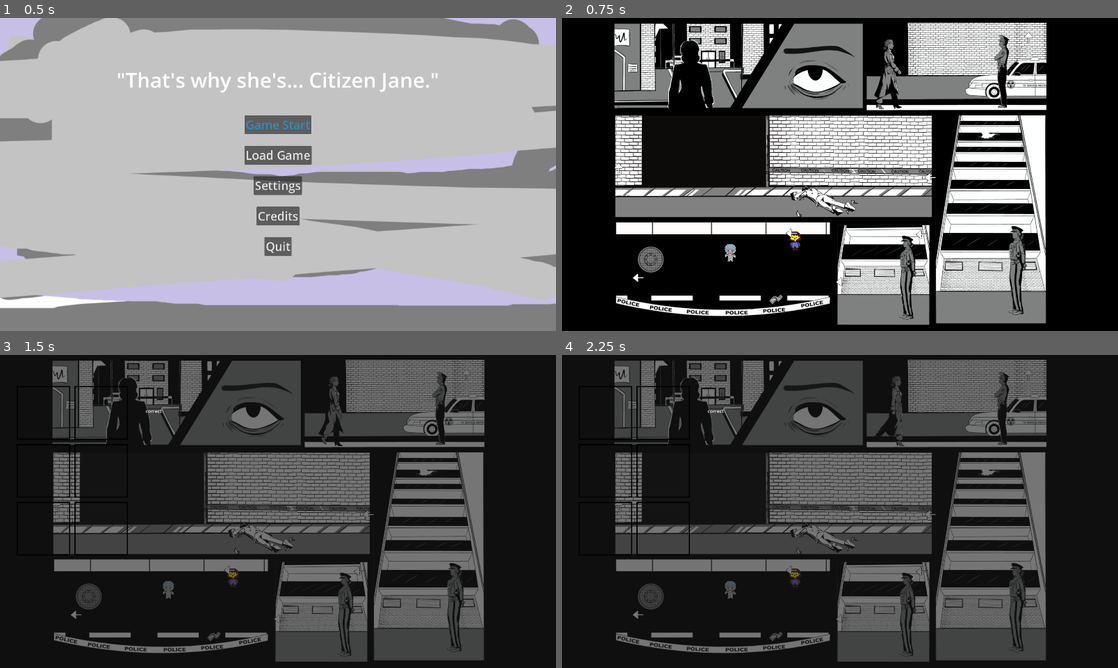
Above: before the commit, frames 1-4 (two rows, left to right).
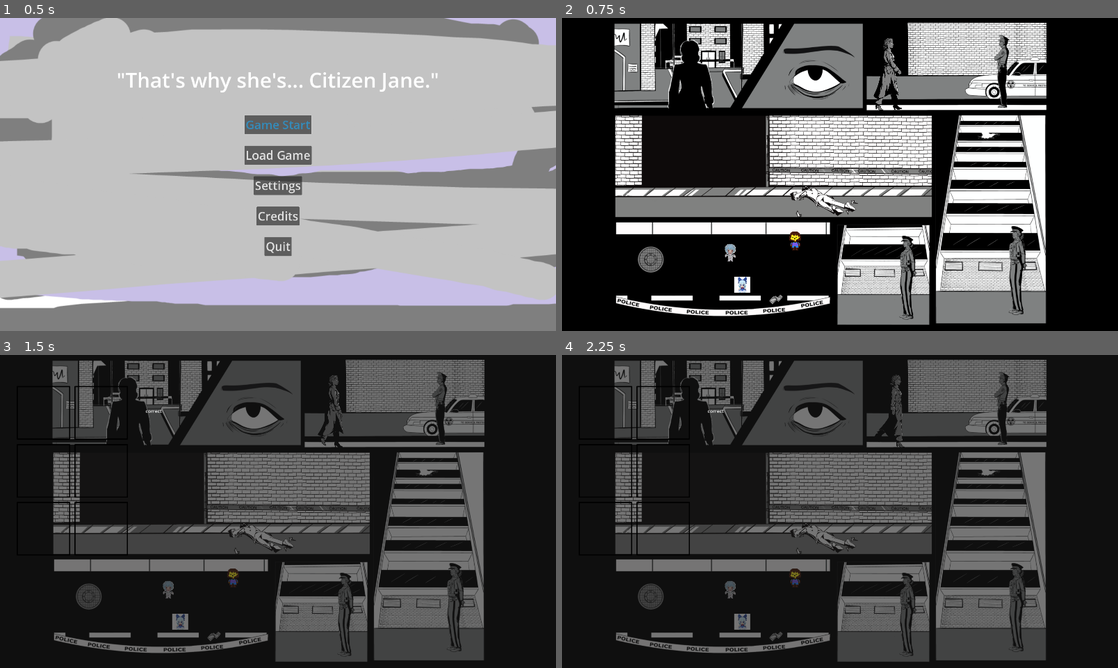
Above: after the commit, the same moments.

Repository: GDYUClub/term-project-w25
Game: Godot game, scene res://src/main/main_menu.tscn
The game is run twice, just before and just after one commit, with the same random seed, the same clock (stepped at 60 frames per second) and the same inputs.
Inputs (mouse positions are in pixels of both pictures, inside the frame that each line leads up to):
- Up to frame 1 (0.5 s): no input
- Up to frame 2 (0.75 s): click "Game Start" at 0.5 s
- Up to frame 3 (1.5 s): tap Enter (ui_accept) at 1.25 s; move the mouse to (400, 495) at 1.27 s; hold D (right) from 1.28 s (still down); tap Q (analyze) at 1.35 s; click (400, 495) at 1.42 s
- Up to frame 4 (2.25 s): tap Space (jump) at 1.52 s; release D (right) at 2 s; drag from (728, 527) to (673, 621) at 2.02 s

Frame 1 is identical in both runs. In frame 2, 0.5% of the frame differs, in the area x 9-85%, y 4-88%; in frame 3, 0.3%; in frame 4, 0.3%.

Commit message:
arrows and jane scaling

Diff:
--- a/project.godot
+++ b/project.godot
@@ -174,8 +174,10 @@
 
 [rendering]
 
+textures/canvas_textures/default_texture_filter=2
 renderer/rendering_method="gl_compatibility"
 renderer/rendering_method.mobile="gl_compatibility"
+textures/default_filters/use_nearest_mipmap_filter=true
 environment/defaults/default_clear_color=Color(0.912289, 0.912289, 0.912289, 1)
 2d/snap/snap_2d_transforms_to_pixel=true
 2d/snap/snap_2d_vertices_to_pixel=true
--- a/src/PanelTransition.tscn
+++ b/src/PanelTransition.tscn
@@ -4,10 +4,10 @@
 [ext_resource type="Texture2D" uid="uid://dj5uqta4q8aks" path="res://assets/sprites/ui/arrow.png" id="2_70s1w"]
 
 [sub_resource type="RectangleShape2D" id="RectangleShape2D_u1ojx"]
-size = Vector2(16.0013, 283.502)
+size = Vector2(30.5003, 197.751)
 
 [sub_resource type="RectangleShape2D" id="RectangleShape2D_70s1w"]
-size = Vector2(296, 166.5)
+size = Vector2(261, 166.5)
 
 [node name="PanelTransition" type="Area2D"]
 script = ExtResource("1_lu2ol")
@@ -21,6 +21,7 @@
 [node name="NewFrame" type="Marker2D" parent="."]
 
 [node name="Sprite2D" type="Sprite2D" parent="."]
+z_index = 16
 texture = ExtResource("2_70s1w")
 
 [node name="ArrowNotif" type="Area2D" parent="."]
--- a/src/frame.gd
+++ b/src/frame.gd
@@ -14,21 +14,38 @@
 }
 
 @export var move_type:MOVETYPES
-@export var jane_scale:int
+@export_range(.1,1) var jane_scale:float
 @export var arrow_dir:ARROW_DIRECTIONS
+
+@onready var arrowArea := $ArrowNotif
+@onready var arrow := $Sprite2D
+
 func _ready() -> void:
+	arrow.visible = false
+	rotate_arrow()
 	body_entered.connect(_on_body_entered)
+	arrowArea.body_entered.connect(_toggle_arrow)
+	arrowArea.body_exited.connect(_toggle_arrow)
+
+func rotate_arrow():
+	match arrow_dir:
+		ARROW_DIRECTIONS.UP:
+			arrow.rotate(0)
+		ARROW_DIRECTIONS.DOWN:
+			arrow.rotate(deg_to_rad(180))
+		ARROW_DIRECTIONS.RIGHT:
+			arrow.rotate(deg_to_rad(90))
+		ARROW_DIRECTIONS.LEFT:
+			arrow.rotate(deg_to_rad(-90))
+
 
 # This functions puts the player in the next frame
 func _on_body_entered(body: Node2D) -> void:
 	if body.is_in_group("player"):
 		body.set_position($NewFrame.global_position)
 		body._change_move_type(move_type)
+		body.change_scale(jane_scale)
 
-## To use the function:
-# drag the Frame scene into the main scene
-# Right click the frame scene and select Editable Children
-# Move the "NewFrame" cursor to where you want player to be put in the new frame
-# put the collision box where the exit of the previous scene will be
-# Select the "Frame" Object and change the Direction number for the next scene
-# See src/Global.gd for direction reference
+func _toggle_arrow(body:Node2D):
+	if body.is_in_group("player"):
+		arrow.visible = !arrow.visible
--- a/src/levels/opening-cutscene/cutscene1.tscn
+++ b/src/levels/opening-cutscene/cutscene1.tscn
@@ -2,6 +2,57 @@
 
 [ext_resource type="Texture2D" uid="uid://he4s4k4svpvn" path="res://assets/sprites/pages/1-2/Panel1.png-1080x.png" id="1_4uek8"]
 [ext_resource type="Texture2D" uid="uid://vbfvmvm6kri7" path="res://assets/sprites/pages/1-2/Panel2.png-1080x.png" id="2_646xm"]
+
+[sub_resource type="Animation" id="Animation_646xm"]
+length = 0.001
+tracks/0/type = "value"
+tracks/0/imported = false
+tracks/0/enabled = true
+tracks/0/path = NodePath("page1/Panel1_png-1080x:self_modulate")
+tracks/0/interp = 1
+tracks/0/loop_wrap = true
+tracks/0/keys = {
+"times": PackedFloat32Array(0),
+"transitions": PackedFloat32Array(1),
+"update": 0,
+"values": [Color(1, 1, 1, 1)]
+}
+tracks/1/type = "value"
+tracks/1/imported = false
+tracks/1/enabled = true
+tracks/1/path = NodePath("page1/Panel2_png-1080x:self_modulate")
+tracks/1/interp = 1
+tracks/1/loop_wrap = true
+tracks/1/keys = {
+"times": PackedFloat32Array(0),
+"transitions": PackedFloat32Array(1),
+"update": 0,
+"values": [Color(1, 1, 1, 1)]
+}
+tracks/2/type = "value"
+tracks/2/imported = false
+tracks/2/enabled = true
+tracks/2/path = NodePath("page1/Panel2_png-1080x:visible")
+tracks/2/interp = 1
+tracks/2/loop_wrap = true
+tracks/2/keys = {
+"times": PackedFloat32Array(0),
+"transitions": PackedFloat32Array(1),
+"update": 1,
+"values": [false]
+}
+tracks/3/type = "value"
+tracks/3/imported = false
+tracks/3/enabled = true
+tracks/3/path = NodePath("page1/Panel1_png-1080x:visible")
+tracks/3/interp = 1
+tracks/3/loop_wrap = true
+tracks/3/keys = {
+"times": PackedFloat32Array(0),
+"transitions": PackedFloat32Array(1),
+"update": 1,
+"values": [true]
+}
 
 [sub_resource type="Animation" id="Animation_4uek8"]
 resource_name = "cutscene"
@@ -56,57 +107,6 @@
 "values": [true]
 }
 
-[sub_resource type="Animation" id="Animation_646xm"]
-length = 0.001
-tracks/0/type = "value"
-tracks/0/imported = false
-tracks/0/enabled = true
-tracks/0/path = NodePath("page1/Panel1_png-1080x:self_modulate")
-tracks/0/interp = 1
-tracks/0/loop_wrap = true
-tracks/0/keys = {
-"times": PackedFloat32Array(0),
-"transitions": PackedFloat32Array(1),
-"update": 0,
-"values": [Color(1, 1, 1, 1)]
-}
-tracks/1/type = "value"
-tracks/1/imported = false
-tracks/1/enabled = true
-tracks/1/path = NodePath("page1/Panel2_png-1080x:self_modulate")
-tracks/1/interp = 1
-tracks/1/loop_wrap = true
-tracks/1/keys = {
-"times": PackedFloat32Array(0),
-"transitions": PackedFloat32Array(1),
-"update": 0,
-"values": [Color(1, 1, 1, 1)]
-}
-tracks/2/type = "value"
-tracks/2/imported = false
-tracks/2/enabled = true
-tracks/2/path = NodePath("page1/Panel2_png-1080x:visible")
-tracks/2/interp = 1
-tracks/2/loop_wrap = true
-tracks/2/keys = {
-"times": PackedFloat32Array(0),
-"transitions": PackedFloat32Array(1),
-"update": 1,
-"values": [false]
-}
-tracks/3/type = "value"
-tracks/3/imported = false
-tracks/3/enabled = true
-tracks/3/path = NodePath("page1/Panel1_png-1080x:visible")
-tracks/3/interp = 1
-tracks/3/loop_wrap = true
-tracks/3/keys = {
-"times": PackedFloat32Array(0),
-"transitions": PackedFloat32Array(1),
-"update": 1,
-"values": [true]
-}
-
 [sub_resource type="AnimationLibrary" id="AnimationLibrary_646xm"]
 _data = {
 &"RESET": SubResource("Animation_646xm"),
--- a/src/levels/tutorial/tutorial.tscn
+++ b/src/levels/tutorial/tutorial.tscn
@@ -44,20 +44,38 @@
 [sub_resource type="RectangleShape2D" id="RectangleShape2D_t7oso"]
 size = Vector2(20, 71)
 
+[sub_resource type="RectangleShape2D" id="RectangleShape2D_18b77"]
+size = Vector2(34.2502, 283.502)
+
+[sub_resource type="RectangleShape2D" id="RectangleShape2D_lvywd"]
+size = Vector2(59, 277)
+
+[sub_resource type="RectangleShape2D" id="RectangleShape2D_8y812"]
+size = Vector2(180, 166.5)
+
 [sub_resource type="RectangleShape2D" id="RectangleShape2D_w3jir"]
-size = Vector2(12.5006, 283.502)
+size = Vector2(318.125, 57.7505)
 
 [sub_resource type="RectangleShape2D" id="RectangleShape2D_mcod2"]
-size = Vector2(154, 283)
+size = Vector2(306.5, 158)
+
+[sub_resource type="RectangleShape2D" id="RectangleShape2D_wloa0"]
+size = Vector2(340, 38.8755)
 
 [sub_resource type="RectangleShape2D" id="RectangleShape2D_wbdfn"]
-size = Vector2(296, 253.25)
+size = Vector2(180, 351)
+
+[sub_resource type="RectangleShape2D" id="RectangleShape2D_ry1f1"]
+size = Vector2(333, 8.99999)
 
 [sub_resource type="RectangleShape2D" id="RectangleShape2D_0fxmp"]
-size = Vector2(296, 118)
+size = Vector2(136, 118)
+
+[sub_resource type="RectangleShape2D" id="RectangleShape2D_i4q4f"]
+size = Vector2(274.25, 41.9377)
 
 [sub_resource type="RectangleShape2D" id="RectangleShape2D_vqgbc"]
-size = Vector2(296, 52)
+size = Vector2(60, 183)
 
 [node name="Main" type="Node"]
 script = ExtResource("1_hspkm")
@@ -70,6 +88,7 @@
 offset_bottom = 1076.0
 
 [node name="ColorRect" type="ColorRect" parent="."]
+visible = false
 offset_left = 1425.0
 offset_top = 337.0
 offset_right = 1922.0
@@ -90,9 +109,11 @@
 texture = ExtResource("3_4ytyg")
 metadata/_edit_lock_ = true
 
-[node name="Sprite2D2" type="Sprite2D" parent="."]
+[node name="Background" type="Sprite2D" parent="."]
+z_index = -2
 texture = ExtResource("4_f2mbc")
 centered = false
+metadata/_edit_lock_ = true
 
 [node name="Borders" type="StaticBody2D" parent="."]
 metadata/_edit_lock_ = true
@@ -187,6 +208,7 @@
 [node name="3-4" parent="Transitions" instance=ExtResource("7_oggfx")]
 position = Vector2(1669, 173)
 move_type = 1
+jane_scale = 0.25
 arrow_dir = 3
 metadata/_edit_group_ = true
 
@@ -199,88 +221,120 @@
 [node name="4-3" parent="Transitions" instance=ExtResource("7_oggfx")]
 position = Vector2(196, 523)
 move_type = 1
+jane_scale = 0.25
+arrow_dir = 2
+
+[node name="CollisionShape2D" parent="Transitions/4-3" index="0"]
+position = Vector2(-3, 3)
+shape = SubResource("RectangleShape2D_18b77")
 
 [node name="NewFrame" parent="Transitions/4-3" index="1"]
 position = Vector2(1378, -330)
 
+[node name="Sprite2D" parent="Transitions/4-3" index="2"]
+position = Vector2(108, -113)
+
+[node name="CollisionShape2D" parent="Transitions/4-3/ArrowNotif" index="0"]
+position = Vector2(40.5, 0)
+
 [node name="4-5" parent="Transitions" instance=ExtResource("7_oggfx")]
 position = Vector2(1275, 550)
-rotation = -1.57079
+jane_scale = 1.0
+arrow_dir = 3
 
 [node name="CollisionShape2D" parent="Transitions/4-5" index="0"]
-position = Vector2(11, 3.99992)
-rotation = -1.57079
+position = Vector2(3.5, -14.5)
+shape = SubResource("RectangleShape2D_lvywd")
 
 [node name="NewFrame" parent="Transitions/4-5" index="1"]
-position = Vector2(-250.003, -502.998)
+position = Vector2(-528, 251)
+
+[node name="Sprite2D" parent="Transitions/4-5" index="2"]
+position = Vector2(-71, -106)
+
+[node name="CollisionShape2D" parent="Transitions/4-5/ArrowNotif" index="0"]
+position = Vector2(-58, 0)
+shape = SubResource("RectangleShape2D_8y812")
 
 [node name="5-4" parent="Transitions" instance=ExtResource("7_oggfx")]
 position = Vector2(789, 717)
-rotation = -1.57079
-move_type = 1
+move_type = 1
+jane_scale = 0.25
 
 [node name="CollisionShape2D" parent="Transitions/5-4" index="0"]
 rotation = -3.14159
 shape = SubResource("RectangleShape2D_w3jir")
 
 [node name="NewFrame" parent="Transitions/5-4" index="1"]
-position = Vector2(757.006, 913.995)
+position = Vector2(345, -166)
 
 [node name="Sprite2D" parent="Transitions/5-4" index="2"]
-position = Vector2(-26, 7.00016)
+position = Vector2(-65, 60)
 
 [node name="CollisionShape2D" parent="Transitions/5-4/ArrowNotif" index="0"]
-position = Vector2(-71, -2.49963)
+position = Vector2(-9.75, 65)
 shape = SubResource("RectangleShape2D_mcod2")
 
 [node name="5-6" parent="Transitions" instance=ExtResource("7_oggfx")]
 position = Vector2(188, 893)
+move_type = 1
+jane_scale = 0.3
+arrow_dir = 2
+
+[node name="CollisionShape2D" parent="Transitions/5-6" index="0"]
+position = Vector2(-15.4377, -8.00012)
 rotation = -1.57079
-move_type = 1
-
-[node name="CollisionShape2D" parent="Transitions/5-6" index="0"]
-rotation = -1.57079
+shape = SubResource("RectangleShape2D_wloa0")
 
 [node name="NewFrame" parent="Transitions/5-6" index="1"]
-position = Vector2(-54.9947, 840)
+position = Vector2(853, -12)
 
 [node name="Sprite2D" parent="Transitions/5-6" index="2"]
-position = Vector2(-3.99951, 78)
+position = Vector2(43, -67)
 
 [node name="CollisionShape2D" parent="Transitions/5-6/ArrowNotif" index="0"]
-position = Vector2(0.00012207, 43.375)
+position = Vector2(66, -5.5)
 shape = SubResource("RectangleShape2D_wbdfn")
 
 [node name="6-5" parent="Transitions" instance=ExtResource("7_oggfx")]
 position = Vector2(969, 911)
+jane_scale = 1.0
+arrow_dir = 2
+
+[node name="CollisionShape2D" parent="Transitions/6-5" index="0"]
+position = Vector2(-8.5, -26.5001)
 rotation = -1.57079
-
-[node name="CollisionShape2D" parent="Transitions/6-5" index="0"]
-rotation = -1.57079
+shape = SubResource("RectangleShape2D_ry1f1")
 
 [node name="NewFrame" parent="Transitions/6-5" index="1"]
-position = Vector2(-15.9988, 199)
+position = Vector2(-714, -28)
+
+[node name="Sprite2D" parent="Transitions/6-5" index="2"]
+position = Vector2(37, -107)
 
 [node name="CollisionShape2D" parent="Transitions/6-5/ArrowNotif" index="0"]
-position = Vector2(-0.000244141, 48)
+position = Vector2(58, -22)
 shape = SubResource("RectangleShape2D_0fxmp")
 
 [node name="6-7" parent="Transitions" instance=ExtResource("7_oggfx")]
 position = Vector2(1278, 908)
+move_type = 1
+jane_scale = 0.3
+arrow_dir = 3
+
+[node name="CollisionShape2D" parent="Transitions/6-7" index="0"]
+position = Vector2(2.99927, 7.875)
 rotation = -1.57079
-move_type = 1
-
-[node name="CollisionShape2D" parent="Transitions/6-7" index="0"]
-rotation = -1.57079
+shape = SubResource("RectangleShape2D_i4q4f")
 
 [node name="NewFrame" parent="Transitions/6-7" index="1"]
-position = Vector2(-26.9993, 110)
+position = Vector2(65, -7)
 
 [node name="Sprite2D" parent="Transitions/6-7" index="2"]
-position = Vector2(160, -32.001)
+position = Vector2(-39, -114)
 
 [node name="CollisionShape2D" parent="Transitions/6-7/ArrowNotif" index="0"]
-position = Vector2(0.000244141, -32)
+position = Vector2(-28, 6)
 shape = SubResource("RectangleShape2D_vqgbc")
 
 [node name="PlayerStart" type="Marker2D" parent="."]
@@ -290,6 +344,7 @@
 [node name="Player" parent="." instance=ExtResource("4_altkg")]
 unique_name_in_owner = true
 position = Vector2(1265, 197)
+starting_scale = 0.25
 current_move_type = 1
 
 [node name="InquireUI" parent="." instance=ExtResource("11_ipng3")]
--- a/src/player/code/player.gd
+++ b/src/player/code/player.gd
@@ -7,6 +7,9 @@
 @onready var alertSprite: Sprite2D = $AlertSprite
 @onready var inquire_sprite: Sprite2D = $InquireSprite
 @onready var area: Area2D = $Area2D
+
+
+@export_range(0,1) var starting_scale:float
 
 signal start_inquire
 signal end_inquire
@@ -24,7 +27,7 @@
 
 var move_sprites = {
 	MOVETYPES.TOP_DOWN: "res://assets/sprites/player/player_topdown.png",
-	MOVETYPES.SIDE_SCROLLER: "res://assets/sprites/player/player_sidescroll.png",
+	MOVETYPES.SIDE_SCROLLER: "res://assets/sprites/player/side_1080.png",
 }
 
 var move_animations = {
@@ -41,11 +44,18 @@
 
 # Called when the node enters the scene tree for the first time.
 #3
+
+func change_scale(new_scale:float):
+	sprite.scale = Vector2(new_scale,new_scale)
+	pass
+
+
 func _ready() -> void:
 	add_to_group("player")
 	area.area_entered.connect(_on_area_entered)
 	area.area_exited.connect(_on_area_exited)
 	_change_move_type(current_move_type)
+	change_scale(starting_scale)
 	if %PlayerStart:
 		position = %PlayerStart.position
 
Binary file added: assets/sprites/player/side_1080.png
Not shown, added: assets/sprites/player/side_1080.png.import
Not shown: 1 places in src/levels/tutorial/tutorial.tscn that only renumber resources
